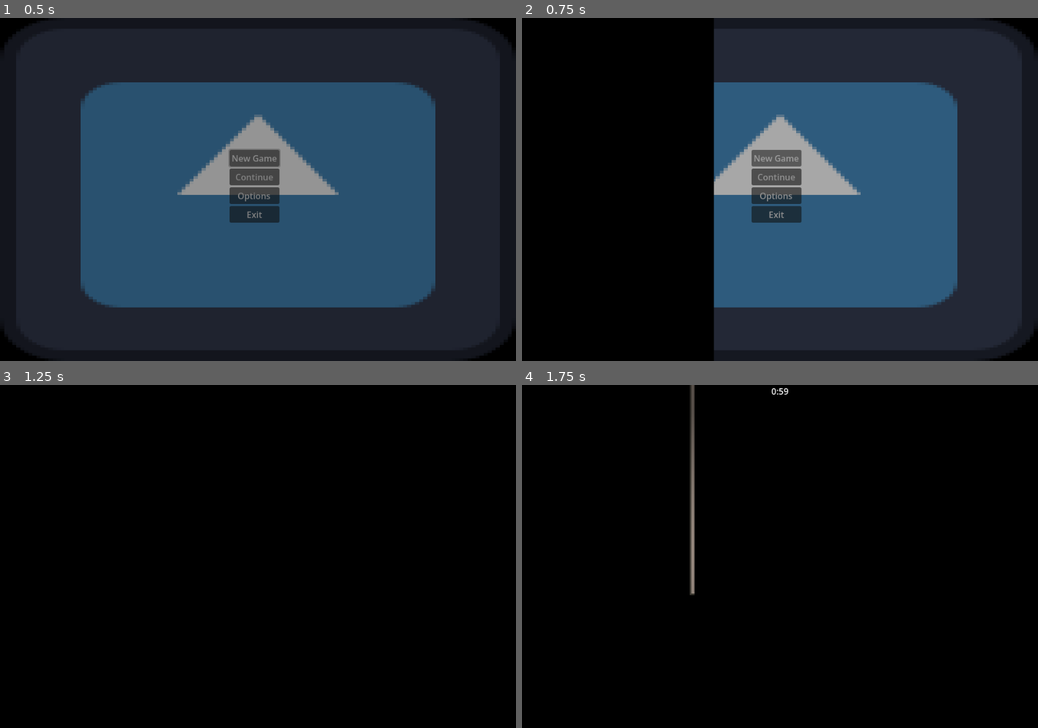
Above: before the commit, frames 1-4 (two rows, left to right).
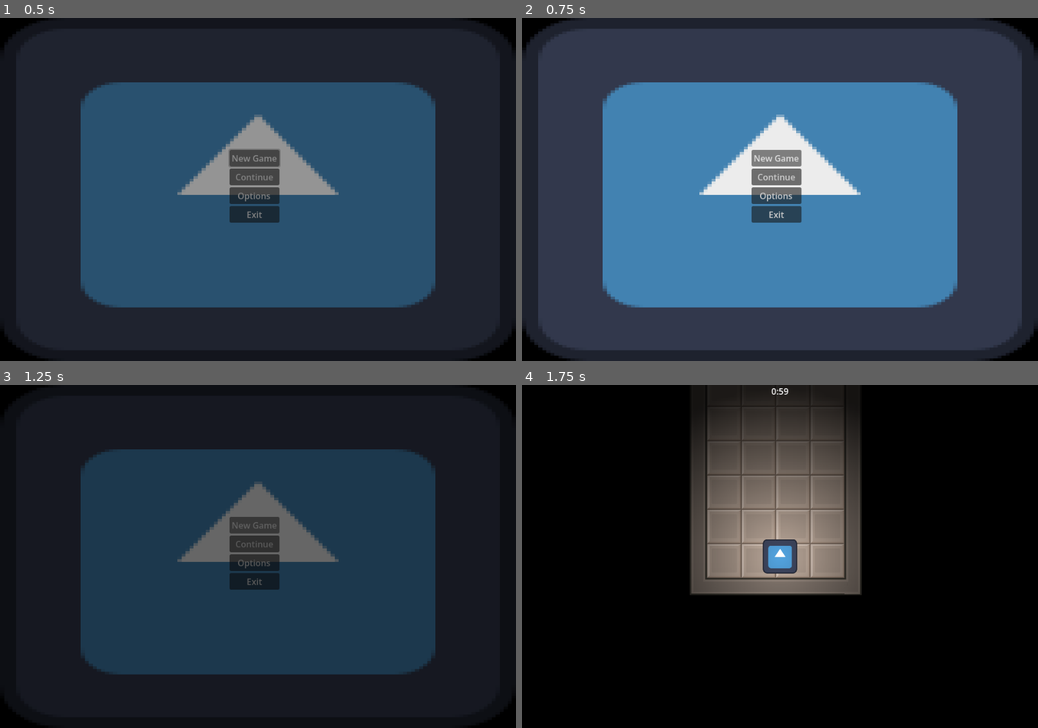
Above: after the commit, the same moments.

Repository: Jakepc007/wildjam-91
Game: Godot game, scene res://menus/scene_manager.tscn
The game is run twice, just before and just after one commit, with the same random seed, the same clock (stepped at 60 frames per second) and the same inputs. The engine's default icon, where the game draws it, is replaced by a stand-in: a white triangle on a blue panel in a dark square.
Inputs:
- Up to frame 1 (0.5 s): no input
- Up to frame 2 (0.75 s): click "New Game" at 0.5 s
- Up to frame 3 (1.25 s): no input
- Up to frame 4 (1.75 s): click "New Game" at 1.25 s

Frame 1 is identical in both runs. In frame 2, 67% of the frame differs, in the area x 0-85%, y 0-100%; in frame 3, 87%, in the area x 3-97%, y 3-97%; in frame 4, 20%.

Commit message:
disabled screen wipe effect

Diff:
--- a/menus/main_menu.gd
+++ b/menus/main_menu.gd
@@ -6,8 +6,9 @@
 
 func _on_new_game_pressed() -> void:
 	if Global.scene_manager:
-		Global.scene_manager.switch_scene_with_fade(level_1, SceneManager.InTransitionEffects.WIPE_IN,\
-	 	SceneManager.OutTransitionEffects.WIPE_OUT)
+		Global.scene_manager.switch_scene_with_fade(level_1)
+		#,\ SceneManager.InTransitionEffects.WIPE_IN,\
+	 	#SceneManager.OutTransitionEffects.WIPE_OUT)
 
 
 func _on_options_pressed() -> void:
--- a/menus/scene_manager.tscn
+++ b/menus/scene_manager.tscn
@@ -248,7 +248,7 @@
 "times": PackedFloat32Array(0, 1),
 "transitions": PackedFloat32Array(1, 1),
 "update": 0,
-"values": [0.0, 0.837]
+"values": [0.0, 0.4]
 }
 tracks/1/type = "value"
 tracks/1/imported = false
@@ -287,7 +287,7 @@
 "times": PackedFloat32Array(0, 1),
 "transitions": PackedFloat32Array(1, 1),
 "update": 0,
-"values": [2.0, 1.164]
+"values": [2.0, 1.5]
 }
 
 [sub_resource type="AnimationLibrary" id="AnimationLibrary_6y8vg"]
@@ -364,7 +364,8 @@
 
 [node name="DEBUG_SPRITE" type="Sprite2D" parent="." unique_id=1433018345]
 visible = false
-position = Vector2(531, 282)
+position = Vector2(479.5, 320)
+scale = Vector2(7.3359375, 4.890625)
 texture = ExtResource("3_6y8vg")
 
 [node name="AudioManager" parent="." unique_id=758442812 instance=ExtResource("5_4ya5e")]
